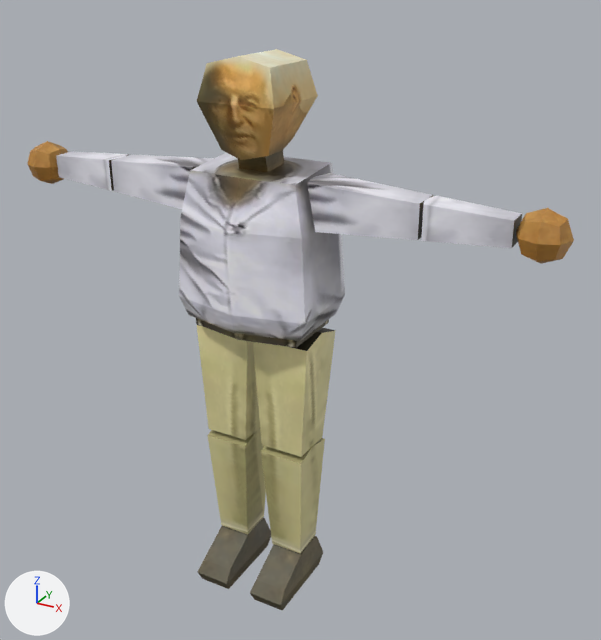
Renders of the Blender file ScorpJam/Assets/SCOOPY JAM-20211023T064622Z-001/SCOOPY JAM/3D/pol martin/basePol.blend from each side of a commit.
The view is the same before and after, from a camera (50 mm lens) standing at (1.73, -2.81, 2.77) and looking at (0.13, 0.1, 1.31). The axes (+X, +Y, +Z) are drawn at lower left. The lights are the same throughout.
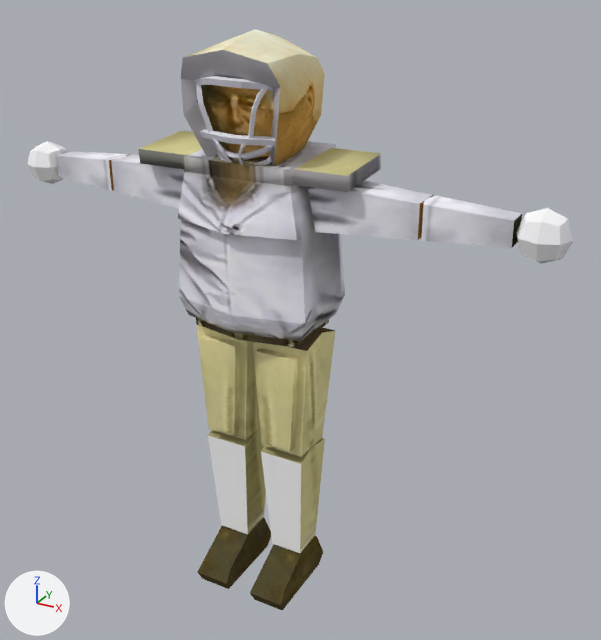
Location of each change, (x1, y1, x2, y2) in pixels of the pictures (601 x 640 px):
```json
{"object": "Cube.003", "change": "surface changed, reshaped", "before": [28, 49, 574, 610], "after": [28, 29, 574, 610]}
{"part": 1, "of": "me_cube_004", "change": "added", "after": [200, 129, 275, 146]}
{"part": 2, "of": "me_cube_004", "change": "added", "after": [210, 139, 272, 160]}
{"part": 3, "of": "me_cube_004", "change": "added", "after": [216, 150, 272, 165]}
{"part": 4, "of": "me_cube_004", "change": "added", "after": [196, 82, 213, 133]}
{"part": 5, "of": "me_cube_004", "change": "added", "after": [248, 85, 270, 138]}
{"part": 6, "of": "me_cube_004", "change": "added", "after": [194, 76, 273, 90]}
{"part": 7, "of": "me_cube_004", "change": "added", "after": [238, 141, 248, 164]}
{"part": 8, "of": "me_cube_004", "change": "added", "after": [212, 137, 233, 163]}
{"part": 9, "of": "me_cube_004", "change": "built on", "before": [180, 49, 330, 239], "after": [138, 29, 381, 240]}
{"part": 10, "of": "me_cube_004", "change": "built on", "before": [197, 325, 307, 457], "after": [197, 325, 307, 457]}
{"part": 11, "of": "me_cube_004", "change": "surface changed", "before": [28, 141, 574, 553], "after": [28, 141, 574, 553], "on screen": "yellow to grey"}
```

Edits to the scene script, one JSON object a line:
```json
{"op": "add", "block": "mat_polsmaterial", "code": "mat_polsmaterial.specular_ior_level = 0.0"}
{"block": "me_cube_004", "where": "# used by ob_cube_003; location = (0.0, 0.0, 2.257); scale = (0.289, 0.289, 0.289)"}
{"op": "remove", "block": "me_cube_004", "code": "me_cube_004.from_pydata(...)  # 293 vertices, 210 faces; spans x -4.3..4.3, y -0.92..0.81, z -7.8..0.59"}
{"op": "add", "block": "me_cube_004", "code": "me_cube_004.from_pydata(...)  # 576 vertices, 478 faces; spans x -4.3..4.3, y -0.93..0.91, z -7.8..0.88"}
{"block": "me_cube_004", "change": "me_cube_004 part 1: a new loose piece of 24 vertices spanning x -0.6..0.6, y -0.8..-0.46, z -0.48..-0.34, in mat_polsmaterial (picture img_pols_uv_png)"}
{"block": "me_cube_004", "change": "me_cube_004 part 2: a new loose piece of 24 vertices spanning x -0.49..0.49, y -0.7..-0.4, z -0.68..-0.47, in mat_polsmaterial (picture img_pols_uv_png)"}
{"block": "me_cube_004", "change": "me_cube_004 part 3: a new loose piece of 24 vertices spanning x -0.49..0.49, y -0.59..-0.31, z -0.86..-0.62, in mat_polsmaterial (picture img_pols_uv_png)"}
{"block": "me_cube_004", "change": "me_cube_004 part 4: a new loose piece of 24 vertices spanning x -0.71..-0.29, y -0.74..-0.22, z -0.4..0.4, in mat_polsmaterial (picture img_pols_uv_png)"}
{"block": "me_cube_004", "change": "me_cube_004 part 5: a new loose piece of 24 vertices spanning x 0.25..0.61, y -0.77..-0.26, z -0.4..0.4, in mat_polsmaterial (picture img_pols_uv_png)"}
{"block": "me_cube_004", "change": "me_cube_004 part 6: a new loose piece of 24 vertices spanning x -0.6..0.6, y -0.82..-0.46, z 0.21..0.36, in mat_polsmaterial (picture img_pols_uv_png)"}
{"block": "me_cube_004", "change": "me_cube_004 part 7: a new loose piece of 24 vertices spanning x 0.1..0.33, y -0.77..-0.52, z -0.84..-0.36, in mat_polsmaterial (picture img_pols_uv_png)"}
{"block": "me_cube_004", "change": "me_cube_004 part 8: a new loose piece of 24 vertices spanning x -0.32..-0.04, y -0.77..-0.52, z -0.83..-0.36, in mat_polsmaterial (picture img_pols_uv_png)"}
{"block": "me_cube_004", "change": "me_cube_004 part 9"}
{"block": "me_cube_004", "change": "6 vertices are removed from x -0.59..0.59, y 0.0..0.48, z 0.0..0.48"}
{"block": "me_cube_004", "change": "20 faces are deleted"}
{"block": "me_cube_004", "change": "8 vertices move from x -0.59..0.59, y -0.48..0.59, z 0.0..0.59 to x -0.53..0.53, y -0.7..0.76, z -0.78..0.36"}
{"block": "me_cube_004", "change": "59 vertices are added at x -1.7..1.58, y -0.93..0.81, z -1.64..0.88"}
{"block": "me_cube_004", "change": "9 new vertices lie (0.0, 0.14, 0.02) away from vertices in x -0.98..0.98, y 0.55..0.77, z -1.64..-0.88"}
{"block": "me_cube_004", "change": "8 new vertices lie (0.0, -0.02, 0.21) away from vertices in x -0.83..0.83, y -0.16..0.55, z -0.94..-0.88"}
{"block": "me_cube_004", "change": "5 new vertices lie (0.0, -0.01, 0.21) away from vertices in x -0.83..0.83, y -0.62..0.69, z -0.95..-0.86"}
{"block": "me_cube_004", "change": "96 new faces join them"}
{"block": "me_cube_004", "change": "me_cube_004 part 10"}
{"block": "me_cube_004", "change": "2 faces are deleted"}
{"block": "me_cube_004", "change": "16 vertices are added at x -0.81..0.81, y -0.49..-0.34, z -5.05..-3.5"}
{"block": "me_cube_004", "change": "18 new faces join them"}
{"block": "me_cube_004", "change": "me_cube_004 part 11: 64 kept faces spanning x -4.3..4.3, y -0.59..0.54, z -7.1..0.29 get new texture (UV) coordinates"}
```
